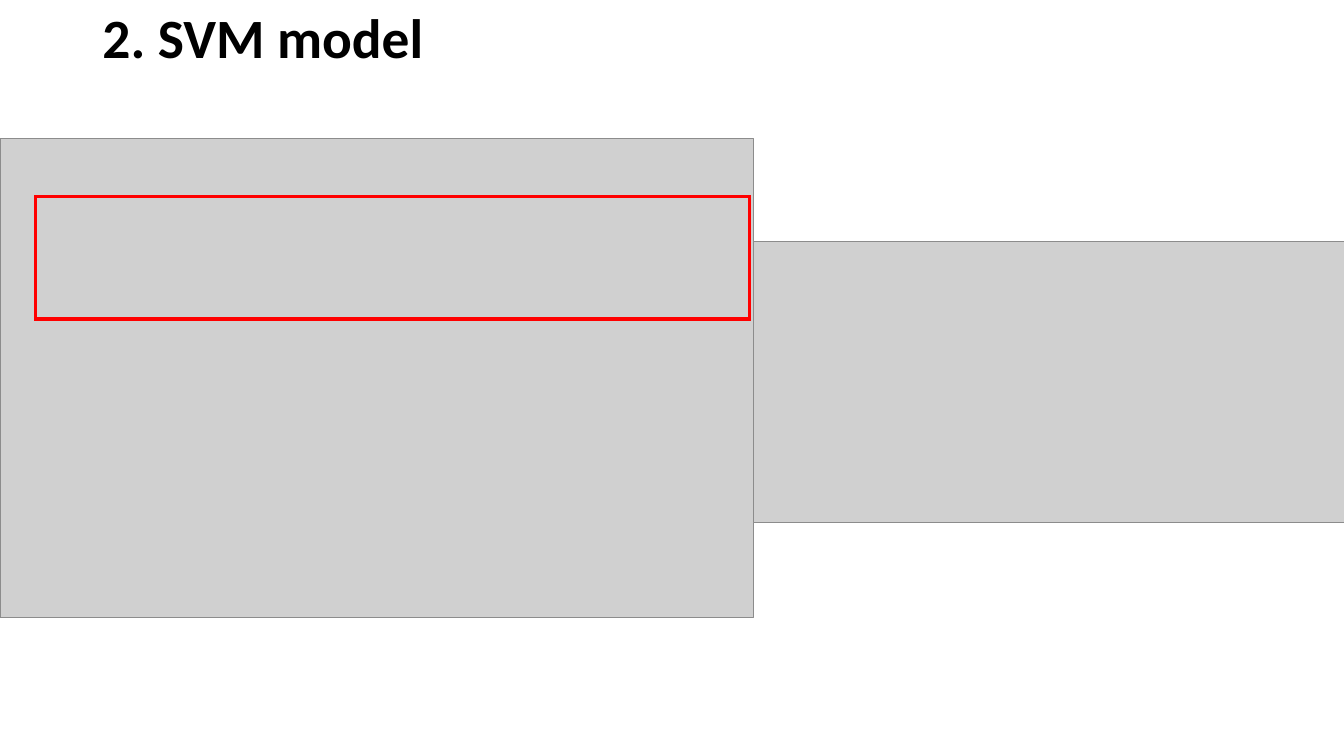
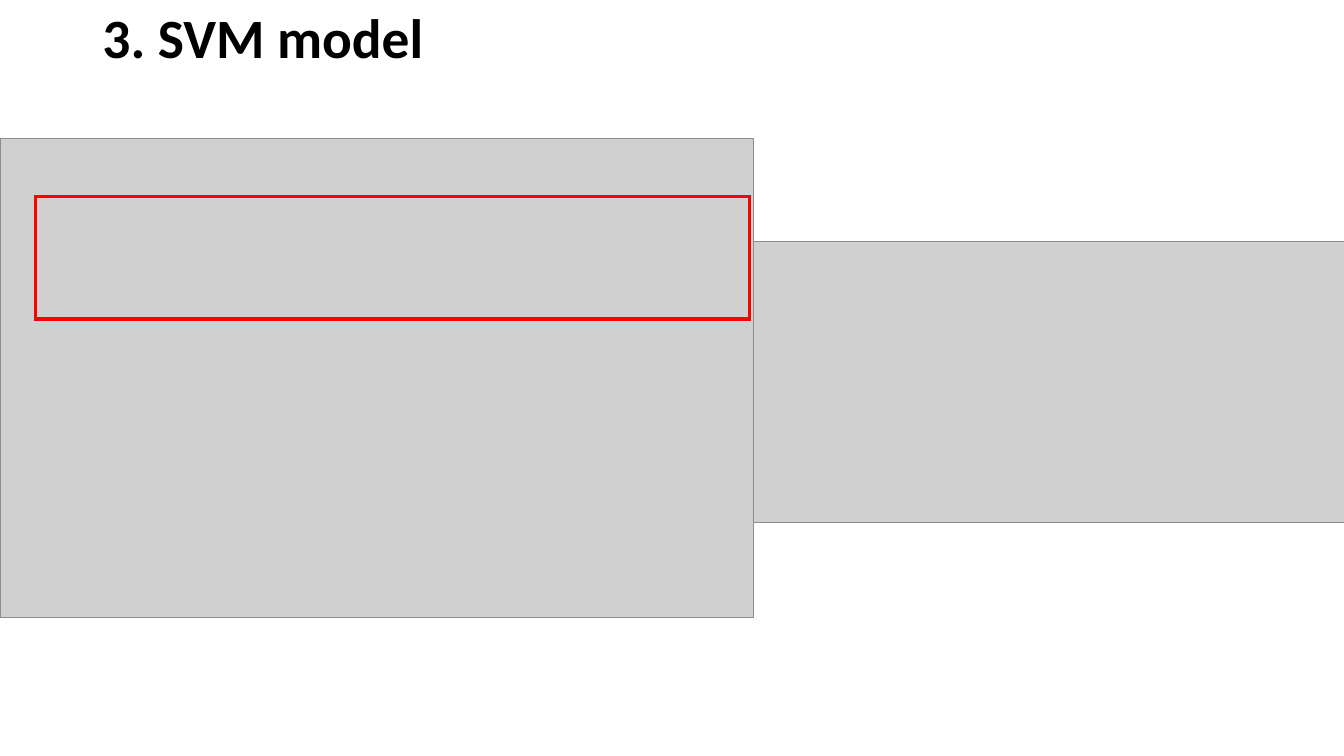
Before and after one commit to Rena-zhou/IFN702, a slide deck: slide 37 of Project presentation (presentation)- zhiying.pptx. Drawn at 1344x756 pixels with LibreOffice and Linux fonts; fonts in the diff are those of the drawing; grey boxes stand for pictures. Boxes give left, top, right and bottom in pixels: in the first picture for what was removed or moved away, otherwise in the second. Text is boxed around its words. In the diff, an @@ line names an element or a change of style, - is before the commit and + after.

```diff
--- a/Project presentation (presentation)- zhiying.pptx
+++ b/Project presentation (presentation)- zhiying.pptx
@@ title at (102, 19, 423, 59): text changed @@
-2. SVM model
+3. SVM model
```
Also in this commit, not shown: 3 other files.
